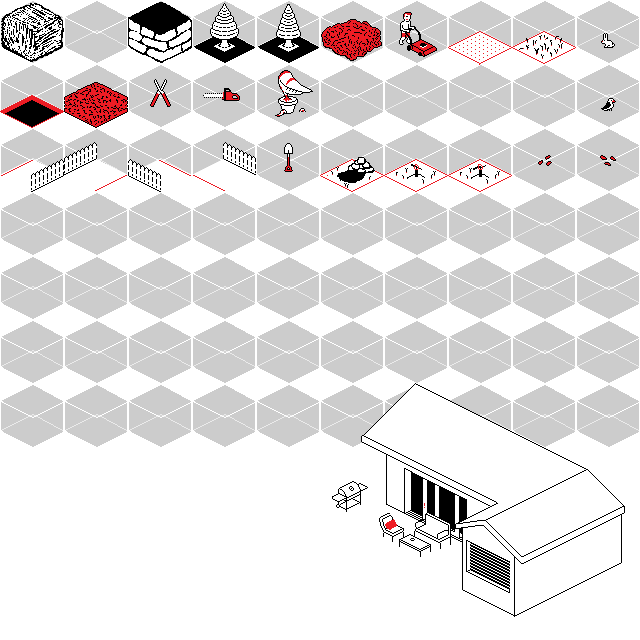
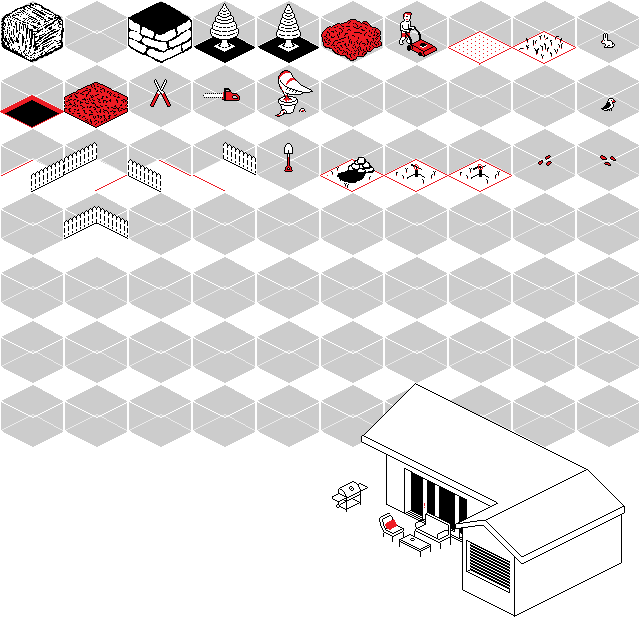
Layers edited between the first and the second 640x640 image:
added layer "fence_NW" above "fence_SW" over <box>64,206,128,255</box>
